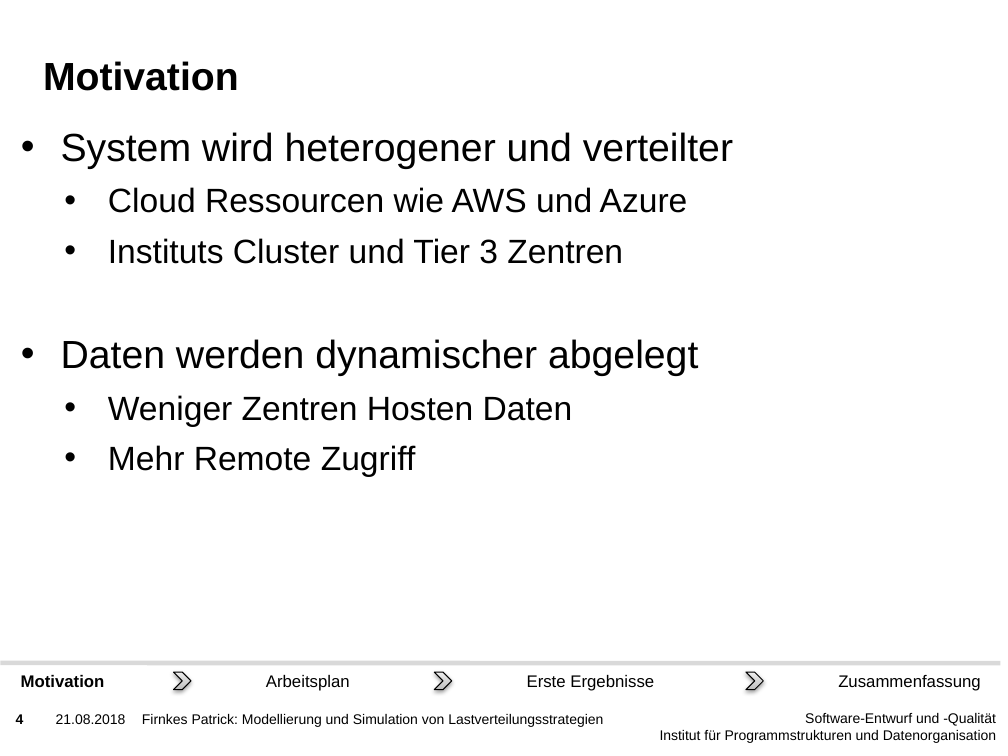
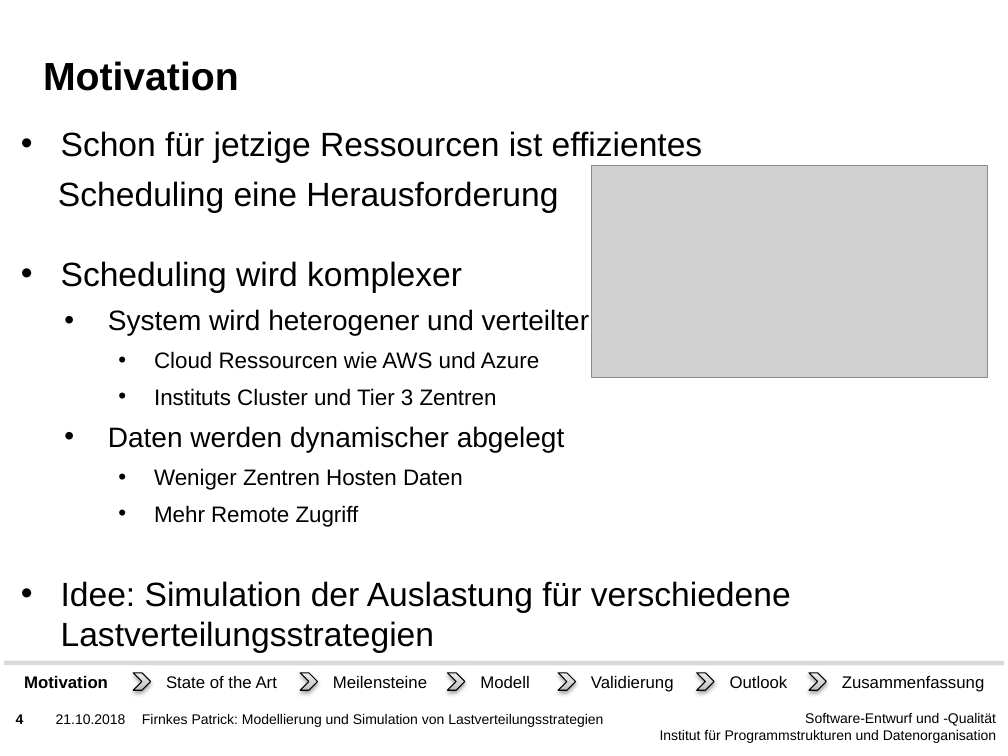
Before and after one commit to PatFirn/wlcg-loadbalancing, a slide deck: slide 4 of presentations/abschluss.pptx. Drawn at 1008x756 pixels with LibreOffice and Linux fonts; fonts in the diff are those of the drawing; grey boxes stand for pictures; background and template pictures are left out. Boxes give left, top, right and bottom in pixels: in the first picture for what was removed or moved away, otherwise in the second. Text is boxed around its words. In the diff, an @@ line names an element or a change of style, - is before the commit and + after.

```diff
--- a/presentations/abschluss.pptx
+++ b/presentations/abschluss.pptx
@@ text at bbox=[58, 131, 703, 293]: paragraphs added @@
+• Schon für jetzige Ressourcen ist effizientes
+Scheduling eine Herausforderung
+• Scheduling wird komplexer
@@ picture added at bbox=[592, 165, 988, 378] @@
@@ text at bbox=[108, 309, 589, 527]: size 28 to 20 pt in "System wird heterogener und verteilter", "Daten werden dynamischer abgelegt"; size 24 to 16 pt in "Cloud Ressourcen wie AWS und Azure", "Instituts Cluster und Tier 3 Zentren", "Weniger Zentren Hosten Daten", "Mehr Remote Zugriff"; list level 1 to 2 in "System wird heterogener und verteilter"; list level 2 to 3 in "Cloud Ressourcen wie AWS und ..."; list level 2 to 3 in "Instituts Cluster und Tier 3 ..."; list level 1 to 2 in "Daten werden dynamischer abgelegt"; list level 2 to 3 in "Weniger Zentren Hosten Daten"; list level 2 to 3 in "Mehr Remote Zugriff" @@
@@ text at bbox=[61, 581, 791, 653]: paragraph added @@
+• Idee: Simulation der Auslastung für verschiedene Lastverteilungsstrategien
@@ line moved from (0, 663) - (1001, 663) to (4, 663) - (1004, 663) @@
@@ chevron: place and size @@
-chevron at bbox=[173, 672, 191, 689]
+chevron at bbox=[133, 672, 150, 689]
@@ text removed at bbox=[266, 675, 350, 691] @@
-Arbeitsplan
@@ chevron: place and size @@
-chevron at bbox=[434, 672, 452, 689]
+chevron at bbox=[448, 672, 465, 689]
@@ text removed at bbox=[527, 675, 654, 691] @@
-Erste Ergebnisse
@@ chevron: place and size @@
-chevron at bbox=[746, 672, 763, 689]
+chevron at bbox=[697, 672, 714, 689]
@@ group added at bbox=[166, 672, 827, 692]: 5 texts, 3 chevrons @@
+Meilensteine
+State of the Art
+Modell
+Validierung
+Outlook
@@ text "Zusammenfassung": place and size @@
-text "Zusammenfassung" at bbox=[838, 675, 981, 691]
+text "Zusammenfassung" at bbox=[842, 676, 985, 692]
@@ text at bbox=[56, 714, 126, 724]: text changed @@
-21.08.2018
+21.10.2018
```
Also in this commit, not shown: 25 other slides changed, 7 slides added, 8 slides removed.
